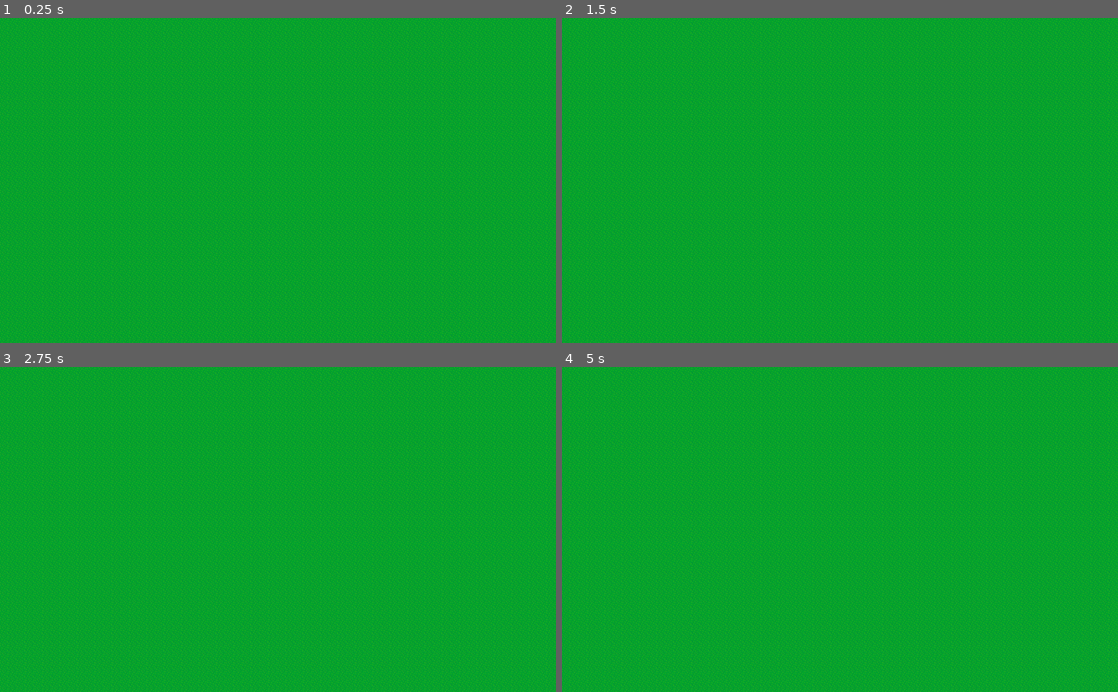
Above: before the commit, frames 1-4 (two rows, left to right).
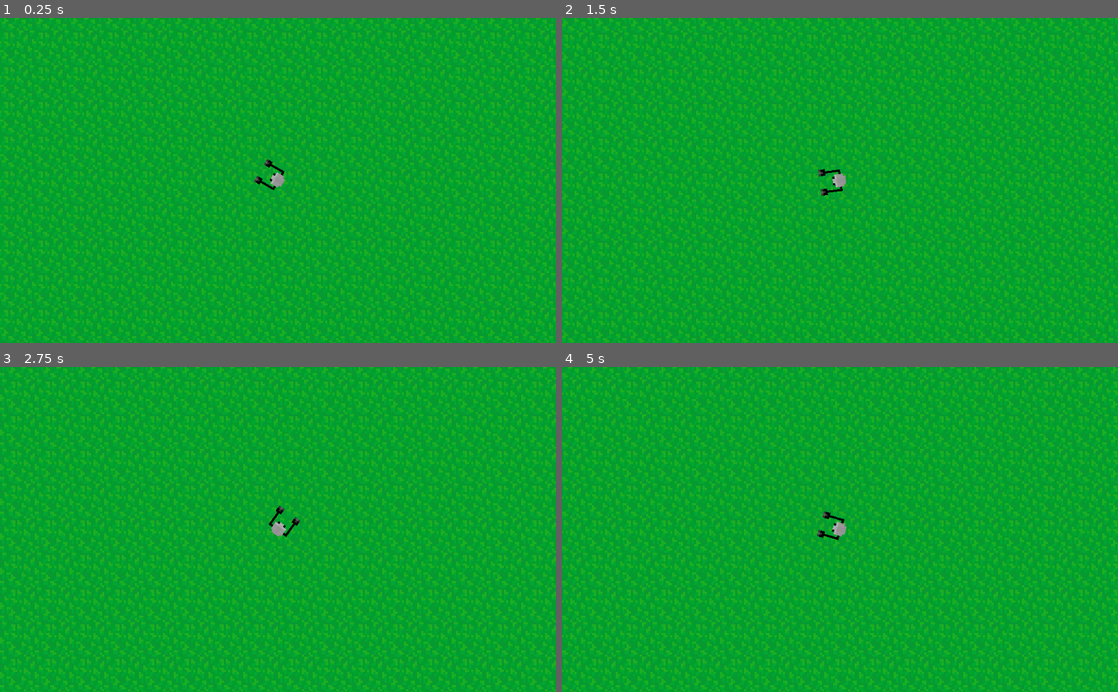
Above: after the commit, the same moments.

Repository: Sivarjuen/ProjectOmega
Game: Godot game, scene res://main.tscn
The game is run twice, just before and just after one commit, with the same random seed, the same clock (stepped at 60 frames per second) and the same inputs.
Inputs (mouse positions are in pixels of both pictures, inside the frame that each line leads up to):
- Up to frame 1 (0.25 s): no input
- Up to frame 2 (1.5 s): tap Enter at 0.5 s; move the mouse to (962, 164) at 0.52 s; hold D (move_right, bound only after the commit) 0.53-1.28 s; hold Shift (sprint, bound only after the commit) 0.53-1.28 s; click (962, 164) at 0.67 s; move the mouse to (728, 196) at 1.27 s; hold S (move_down, bound only after the commit) from 1.28 s (still down); tap Shift (sprint, bound only after the commit) at 1.35 s; click (728, 196) at 1.42 s
- Up to frame 3 (2.75 s): move the mouse to (333, 458) at 2.02 s; release S (move_down, bound only after the commit) at 2.03 s; hold D (move_right, bound only after the commit) from 2.03 s (still down); hold Shift (sprint, bound only after the commit) from 2.03 s (still down); click (333, 458) at 2.17 s
- Up to frame 4 (5 s): move the mouse to (812, 594) at 2.77 s; release D (move_right, bound only after the commit) at 2.78 s; release Shift (sprint, bound only after the commit) at 2.78 s; hold W (move_up, bound only after the commit) 2.78-3.53 s; tap Shift (sprint, bound only after the commit) at 2.85, 4.35 s; click (812, 594) at 2.92 s; move the mouse to (1006, 578) at 3.52 s; hold Shift (sprint, bound only after the commit) 3.53-4.28 s; hold A (move_left, bound only after the commit) from 3.53 s (still down); click (1006, 578) at 3.67 s; move the mouse to (673, 480) at 4.27 s; click (673, 480) at 4.42 s

The runs differ from the first frame. In frame 1, 9.7% of the frame differs, in the area x 0-100%, y 0-100%; in frame 2, 10%; in frame 3, 10%; in frame 4, 10%.

Commit message:
Add Player character + player movement + camera follow/zoom

Diff:
--- a/main.tscn
+++ b/main.tscn
@@ -1,6 +1,7 @@
-[gd_scene load_steps=2 format=2]
+[gd_scene load_steps=3 format=2]
 
 [ext_resource path="res://sprites/terrain/terrain-tile-set.tres" type="TileSet" id=1]
+[ext_resource path="res://objects/player/player.tscn" type="PackedScene" id=2]
 
 [node name="root" type="Node2D"]
 
@@ -12,3 +13,6 @@
 cell_custom_transform = Transform2D( 16, 0, 0, 16, 0, 0 )
 format = 1
 tile_data = PoolIntArray( 0, 0, 0, 1, 0, 0, 2, 0, 0, 3, 0, 0, 4, 0, 0, 5, 0, 0, 6, 0, 0, 7, 0, 0, 8, 0, 0, 9, 0, 0, 10, …(35033 unchanged characters)…
+
+[node name="player" parent="." instance=ExtResource( 2 )]
+position = Vector2( 155.357, 133.16 )
--- /dev/null
+++ b/objects/player/Camera2D.gd
@@ -0,0 +1,37 @@
+extends Camera2D
+
+var current_zoom
+var min_zoom
+var max_zoom
+var zoom_delta = 0.95
+var transition_time = 0.1
+
+func _ready():
+	current_zoom = zoom.x
+	max_zoom = 0.60
+	min_zoom = zoom.x * 0.40
+
+func _input(event):
+	if event is InputEventMouseButton and event.pressed:
+		if event.button_index == BUTTON_WHEEL_UP :
+			zoom_in()
+		if event.button_index == BUTTON_WHEEL_DOWN:
+			zoom_out()
+
+func zoom_in():
+	var target_zoom = current_zoom * zoom_delta
+	if target_zoom < min_zoom:
+		target_zoom = min_zoom
+	transition_camera(target_zoom)
+
+func zoom_out():
+	var target_zoom = current_zoom / zoom_delta
+	if target_zoom > max_zoom:
+		target_zoom = max_zoom
+	transition_camera(target_zoom)
+
+func transition_camera(new_zoom):
+	if new_zoom != current_zoom:
+		current_zoom = new_zoom
+		$Tween.interpolate_property(self, "zoom", get_zoom(), Vector2(current_zoom, current_zoom), transition_time, Tween.TRANS_LINEAR, Tween.EASE_IN_OUT)
+		$Tween.start()
--- /dev/null
+++ b/objects/player/player.gd
@@ -0,0 +1,28 @@
+extends Node2D
+
+const MOVE_SPEED = 60
+
+func _ready():
+	pass
+
+func _physics_process(delta):
+	move(delta)
+
+	var look_vec = get_global_mouse_position() - global_position
+	global_rotation = atan2(look_vec.y, look_vec.x)
+
+func move(delta):
+	var speed = MOVE_SPEED
+	if Input.is_action_pressed("sprint"):
+		speed = MOVE_SPEED * 1.8
+	var move_vec = Vector2()
+	if Input.is_action_pressed("move_up"):
+		move_vec.y -= 1
+	if Input.is_action_pressed("move_down"):
+		move_vec.y += 1
+	if Input.is_action_pressed("move_left"):
+		move_vec.x -= 1
+	if Input.is_action_pressed("move_right"):
+		move_vec.x += 1
+	move_vec = move_vec.normalized()
+	translate(move_vec * speed * delta)
--- /dev/null
+++ b/objects/player/player.tscn
@@ -0,0 +1,20 @@
+[gd_scene load_steps=4 format=2]
+
+[ext_resource path="res://sprites/units/player.png" type="Texture" id=1]
+[ext_resource path="res://objects/player/player.gd" type="Script" id=2]
+[ext_resource path="res://objects/player/Camera2D.gd" type="Script" id=3]
+
+[node name="player" type="Node2D"]
+script = ExtResource( 2 )
+
+[node name="Sprite" type="Sprite" parent="."]
+position = Vector2( 3.36249, 0.0700989 )
+rotation = 1.5708
+texture = ExtResource( 1 )
+
+[node name="Camera2D" type="Camera2D" parent="."]
+current = true
+zoom = Vector2( 0.25, 0.25 )
+script = ExtResource( 3 )
+
+[node name="Tween" type="Tween" parent="Camera2D"]
--- a/project.godot
+++ b/project.godot
@@ -19,6 +19,34 @@
 run/main_scene="res://main.tscn"
 config/icon="res://icon.png"
 
+[input]
+
+move_up={
+"deadzone": 0.5,
+"events": [ Object(InputEventKey,"resource_local_to_scene":false,"resource_name":"","device":0,"alt":false,"shift":false,"control":false,"meta":false,"command":false,"pressed":false,"scancode":87,"unicode":0,"echo":false,"script":null)
+ ]
+}
+move_down={
+"deadzone": 0.5,
+"events": [ Object(InputEventKey,"resource_local_to_scene":false,"resource_name":"","device":0,"alt":false,"shift":false,"control":false,"meta":false,"command":false,"pressed":false,"scancode":83,"unicode":0,"echo":false,"script":null)
+ ]
+}
+move_left={
+"deadzone": 0.5,
+"events": [ Object(InputEventKey,"resource_local_to_scene":false,"resource_name":"","device":0,"alt":false,"shift":false,"control":false,"meta":false,"command":false,"pressed":false,"scancode":65,"unicode":0,"echo":false,"script":null)
+ ]
+}
+move_right={
+"deadzone": 0.5,
+"events": [ Object(InputEventKey,"resource_local_to_scene":false,"resource_name":"","device":0,"alt":false,"shift":false,"control":false,"meta":false,"command":false,"pressed":false,"scancode":68,"unicode":0,"echo":false,"script":null)
+ ]
+}
+sprint={
+"deadzone": 0.5,
+"events": [ Object(InputEventKey,"resource_local_to_scene":false,"resource_name":"","device":0,"alt":false,"shift":false,"control":false,"meta":false,"command":false,"pressed":false,"scancode":16777237,"unicode":0,"echo":false,"script":null)
+ ]
+}
+
 [rendering]
 
 environment/default_environment="res://default_env.tres"
Binary file added: sprites/structures/conveyor_sheet.png
Not shown, added: sprites/structures/conveyor_sheet.png.import
Binary file added: sprites/units/player.png
Not shown, added: sprites/units/player.png.import
